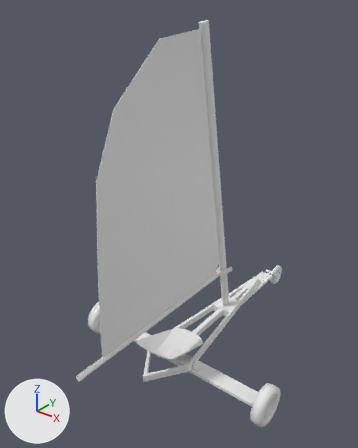
The COLLADA model resources/yachts/red-piper/red-piper.dae as it was, and as the next commit left it.
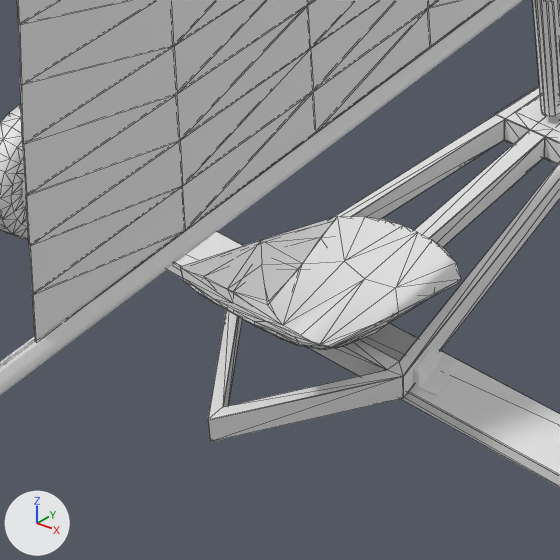
Each version appears first whole from a camera (50 mm lens) standing at (4.68, -5.74, 6.71) and looking at (-0.33, 0.52, 2.83), and next in a close-up on the part from 26% to 63% of the width and 62% to 92% of the height. Every picture has the same lights, and +X, +Y and +Z are marked at lower left. The close-ups show mesh edges as thin lines.

Script lines for the objects in view, before the commit:
```python
me_circle = bpy.data.meshes.new('Circle')
me_circle.from_pydata(...)  # 298 vertices, 592 faces; spans x 0.0, y -1.77..1.4, z 1.5..6.1
me_circle.materials.append(mat_red_piper)  # its picture is missing
me_plane = bpy.data.meshes.new('Plane')
me_plane.from_pydata(...)  # 94 vertices, 184 faces; spans x -0.405..0.405, y -0.721..0.548, z 0.502..0.95
me_plane.materials.append(mat_red_piper)  # its picture is missing
me_plane_001 = bpy.data.meshes.new('Plane.001')
me_plane_001.from_pydata(...)  # 24 vertices, 44 faces; spans x -1.84..1.84, y -0.16..0.14, z 0.31..0.39
me_plane_001.materials.append(mat_red_piper)  # its picture is missing
ob_achterloper = bpy.data.objects.new('Achterloper', me_plane_001)
ob_achterloper.location = (0.0, 0.0, 0.0)
ob_seat = bpy.data.objects.new('Seat', me_plane)
ob_seat.location = (0.0, 0.0, 0.0)
ob_zeil = bpy.data.objects.new('Zeil', me_circle)
ob_zeil.location = (0.0, -0.013, 0.001)
# also in view: 'Mast' at (0.0, 1.2, 3.43); 'Steunplaat-midboven' at (0.0, 1.74, 0.59); 'Cube.001' at (0.0, -0.01, 0.43); 'Giek' at (0.0, -0.45, 1.48); 'Body' at (0.0, 1.05, 0.5)
```
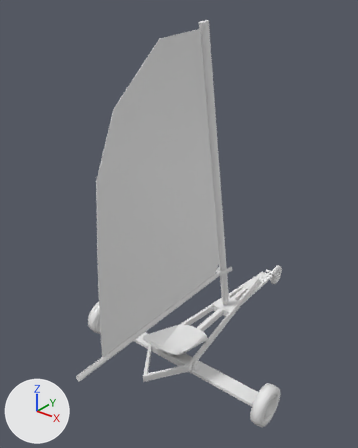
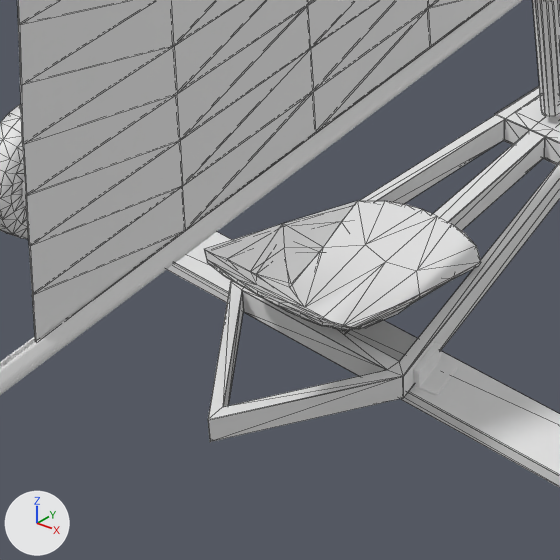
Commit message: Tweaked piper proportions

Where the newer file only moved an object's origin or applied its transform, the numbers keep the older frame.

Patch to the scene script:
```diff
--- a/resources/yachts/red-piper/red-piper.dae.py
+++ b/resources/yachts/red-piper/red-piper.dae.py
@@ me_plane @@
 me_plane.from_pydata(...)  # 94 vertices, 184 faces; spans x -0.405..0.405, y -0.721..0.548, z 0.502..0.95
 # used by ob_seat; location = (0.0, 0.0, 0.0)
+# me_plane part 1: the whole mesh is moved by (0.0, 0.152, 0.0)
 me_plane.materials.append(mat_red_piper)
```

Location of each change, [x1, y1, x2, y2] in pixels of the close-ups (560 x 560 px):
'Seat', mesh moved
    before: [180, 216, 461, 350]
    after: [204, 201, 481, 331]
